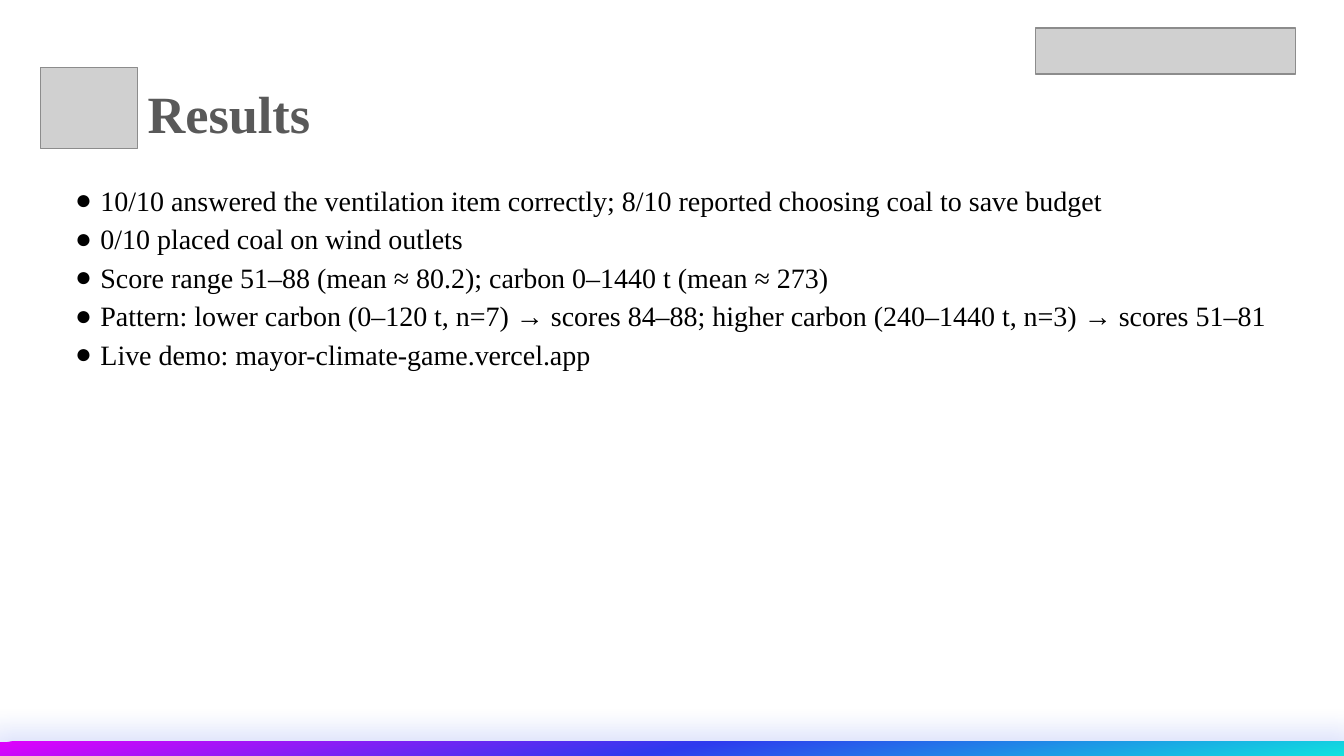
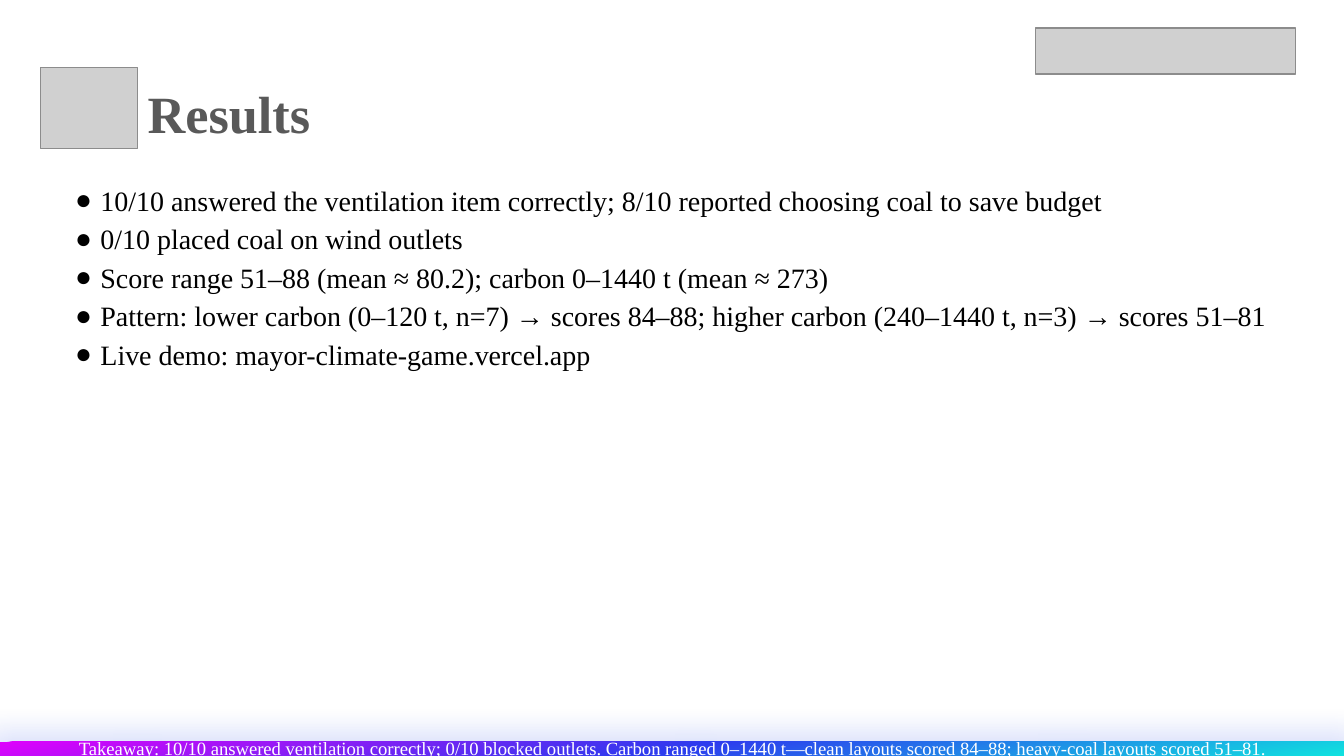
Before and after one commit to HYH-SZ/mayor-climate-game, a slide deck: slide 7 of mayor-climate-presentation.pptx. Drawn at 1344x756 pixels with LibreOffice and Linux fonts; fonts in the diff are those of the drawing; grey boxes stand for pictures. Boxes give left, top, right and bottom in pixels: in the first picture for what was removed or moved away, otherwise in the second. Text is boxed around its words. In the diff, an @@ line names an element or a change of style, - is before the commit and + after.

```diff
--- a/mayor-climate-presentation.pptx
+++ b/mayor-climate-presentation.pptx
@@ text in rectangle at [79, 742, 1265, 756]: text added @@
+Takeaway: 10/10 answered ventilation correctly; 0/10 blocked outlets. Carbon ranged 0–1440 t—clean layouts scored 84–88; heavy-coal layouts scored 51–81.
```
Also in this commit, not shown: 10 other slides changed, 1 other file.
